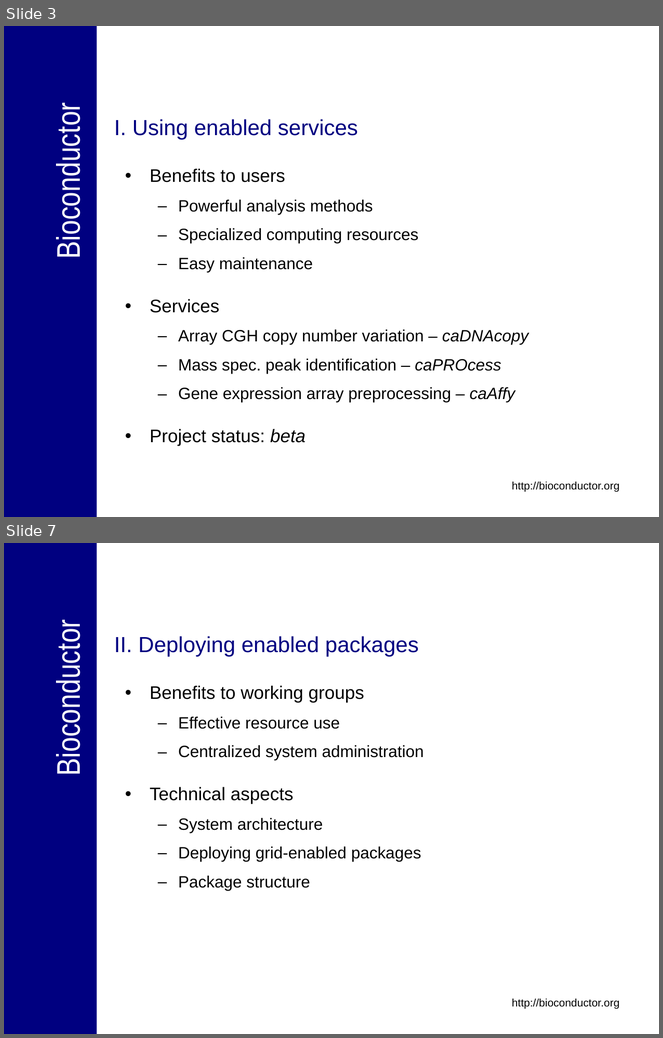
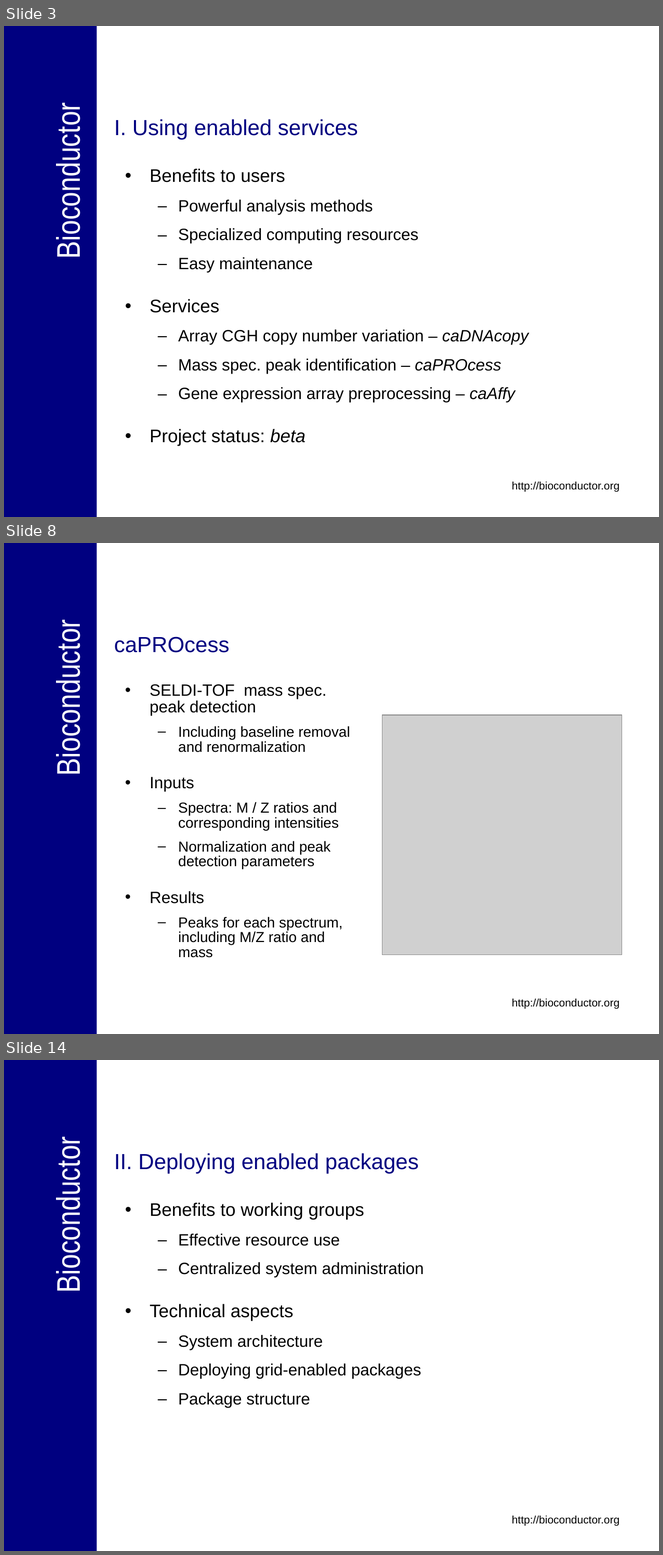
Before and after one commit to NCIP/bioconductor_v1, a slide deck: trunk/bioconductor/Presentations/caBIG_Annual_Meeting_2007_Tech_Demo.ppt. Shown one above the other, each under a label of ours: slides 3 and 7 before the commit, slides 3, 8 and 14 after it; the slides between them are not shown. The pictures are 663x1038 and 663x1555 pixels, drawn with LibreOffice and Linux fonts; fonts in the diff are those of the drawing; grey boxes stand for pictures; background and template pictures are left out. Boxes give left, top, right and bottom in pixels: in the first picture for what was removed or moved away, otherwise in the second. Text is boxed around its words. In the diff, an @@ line names an element or a change of style, - is before the commit and + after.

```diff
--- a/trunk/bioconductor/Presentations/caBIG_Annual_Meeting_2007_Tech_Demo.ppt
+++ b/trunk/bioconductor/Presentations/caBIG_Annual_Meeting_2007_Tech_Demo.ppt
@@ slide 8 added at bbox=[4, 543, 659, 1034], background #FFFFFF; not listed: 3 template elements that a slide beside it also shows @@
@@ title added at bbox=[114, 637, 230, 653], 24 pt, text #000080 @@
+caPROcess
@@ text added at bbox=[150, 684, 350, 958], 16 pt, text #000000 @@
+• SELDI-TOF mass spec. peak detection
+  – Including baseline removal and renormalization
+• Inputs
+  – Spectra: M / Z ratios and corresponding intensities
+  – Normalization and peak detection parameters
+• Results
+  – Peaks for each spectrum, including M/Z ratio and mass
@@ picture added at bbox=[383, 715, 622, 955] @@
@@ what was slide 7 is now slide 14 @@
```
Also in this commit, not shown: 1 slide changed, 9 other slides added, 3 slides removed.
